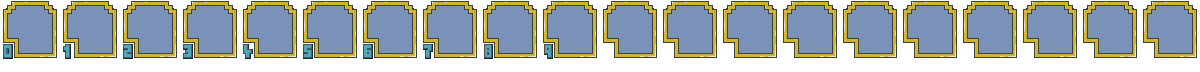
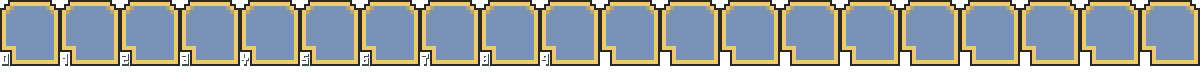
Layers edited between the first and the second 1200px x 72px image:
removed layer "Pasted Layer" over [4, 45, 552, 58]
removed layer "Layer #2" over [3, 44, 553, 59]
removed layer "Layer" over [3, 1, 1197, 58]
removed layer "Layer #1" over [3, 1, 1197, 58]
"Background": opacity 61% → 100%, painted on it over [0, 0, 1200, 66]
